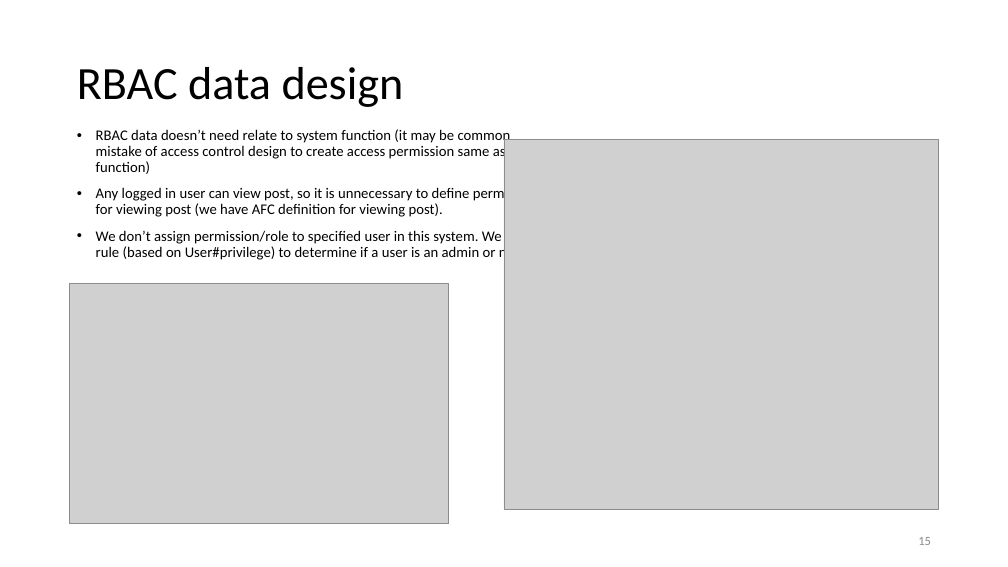
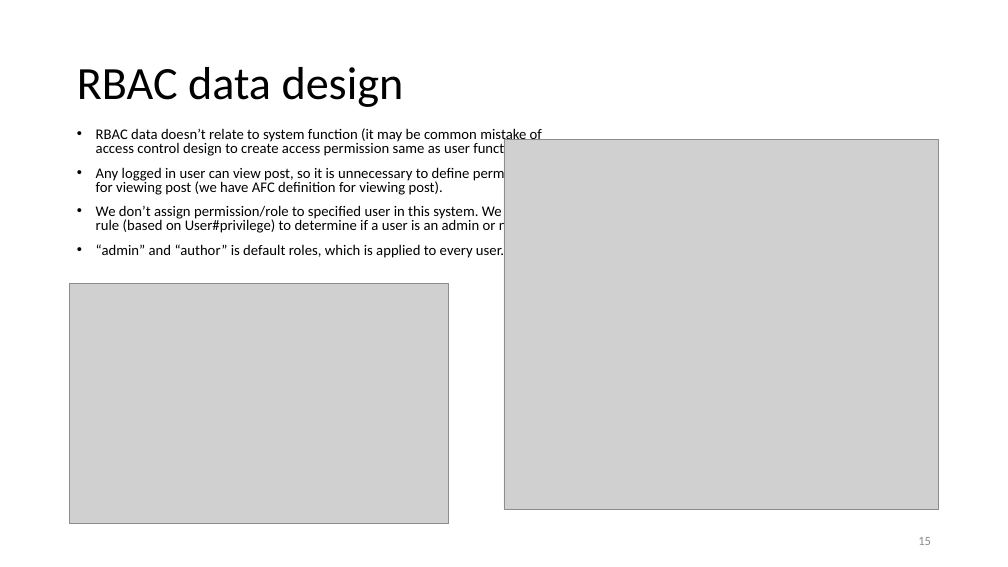
Before and after one commit to umbalaconmeogia/yii2-rbac-tutorial, a slide deck: slide 15 of docs/tutorial/Yii2RbacTutorial.pptx. Drawn at 1008x567 pixels with LibreOffice and Linux fonts; fonts in the diff are those of the drawing; grey boxes stand for pictures. Boxes give left, top, right and bottom in pixels: in the first picture for what was removed or moved away, otherwise in the second. Text is boxed around its words. In the diff, an @@ line names an element or a change of style, - is before the commit and + after.

Commit message:
Update Yii2RbacTutorial.pptx (RBAC data design).

```diff
--- a/docs/tutorial/Yii2RbacTutorial.pptx
+++ b/docs/tutorial/Yii2RbacTutorial.pptx
@@ text at [96,126,542,157]: text changed @@
-• RBAC data doesn’t need relate to system function (it may be common mistake of access control design to create access permission same as user function)
+• RBAC data doesn’t relate to system function (it may be common mistake of access control design to create access permission same as user function)
@@ text at [96,165,539,235]: line spacing 0.9 to 0.8 @@
@@ text at [96,244,504,258]: paragraph added @@
+• “admin” and “author” is default roles, which is applied to every user.
```
Also in this commit, not shown: 1 other slide changed, 3 other files.
